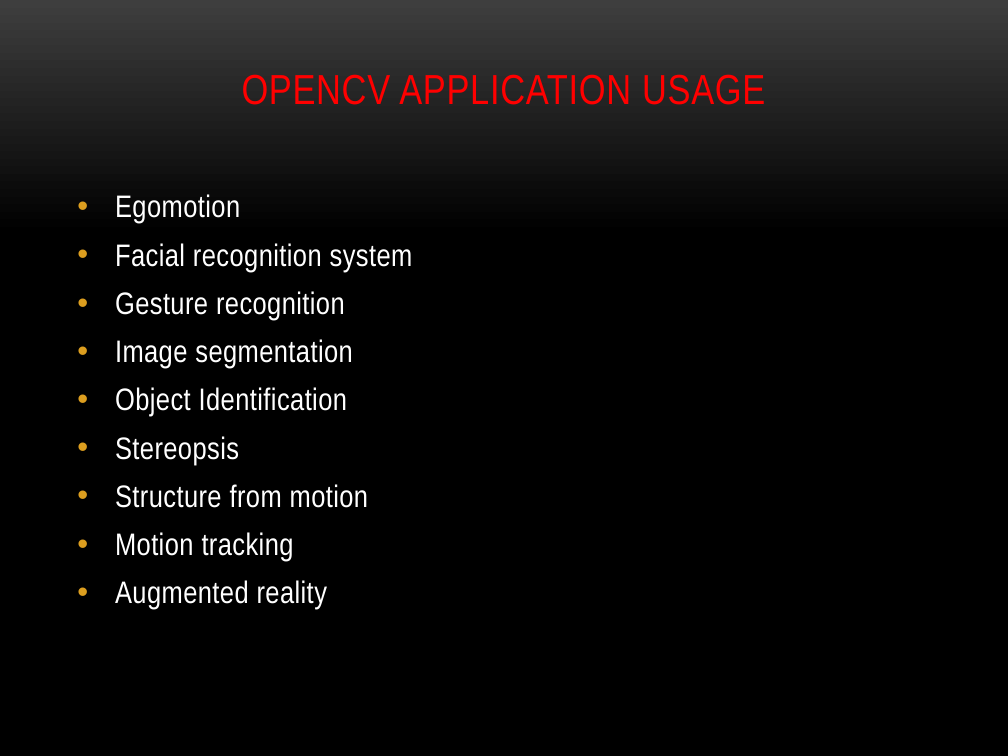
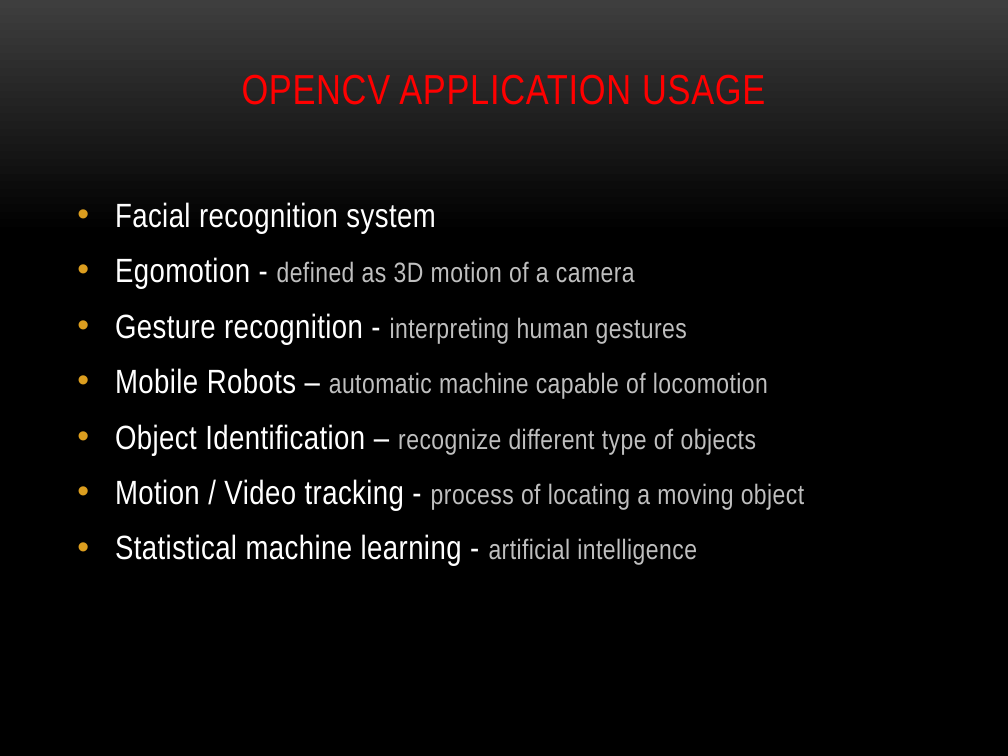
Before and after one commit to RickyXwang/FaceD, a slide deck: slide 6 of Final/Final-Presentation.pptx. Drawn at 1008x756 pixels with LibreOffice and Linux fonts; fonts in the diff are those of the drawing; background and template pictures are left out. Boxes give left, top, right and bottom in pixels: in the first picture for what was removed or moved away, otherwise in the second. Text is boxed around its words. In the diff, an @@ line names an element or a change of style, - is before the commit and + after.

```diff
--- a/Final/Final-Presentation.pptx
+++ b/Final/Final-Presentation.pptx
@@ text at bbox=[115, 194, 240, 223]: paragraph removed @@
-• Egomotion
@@ text at bbox=[115, 202, 435, 233]: size 22.2 to 24 pt in "Facial recognition system"; line spacing 0.9 to 1 @@
@@ text at bbox=[115, 257, 804, 566]: text changed; size 22.2 to 20 pt; text colour #FFFFFF to #BFBFBF @@
-• Gesture recognition
-• Image segmentation
-• Object Identification
-• Stereopsis
-• Structure from motion
-• Motion tracking
-• Augmented reality
+• Egomotion - defined as 3D motion of a camera
+• Gesture recognition - interpreting human gestures
+• Mobile Robots – automatic machine capable of locomotion
+• Object Identification – recognize different type of objects
+• Motion / Video tracking - process of locating a moving object
+• Statistical machine learning - artificial intelligence
```
Also in this commit, not shown: 2 other slides changed.
